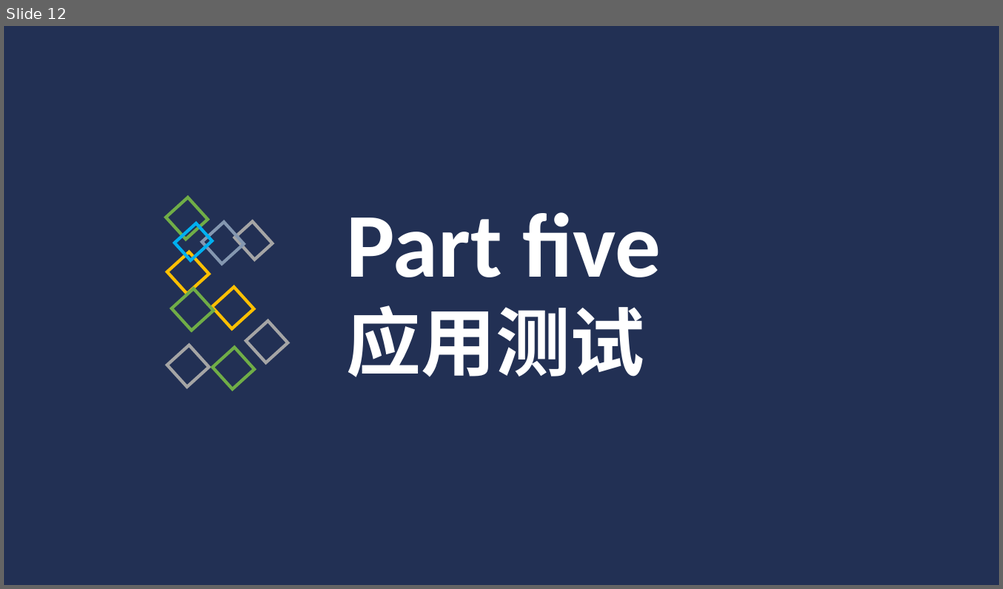
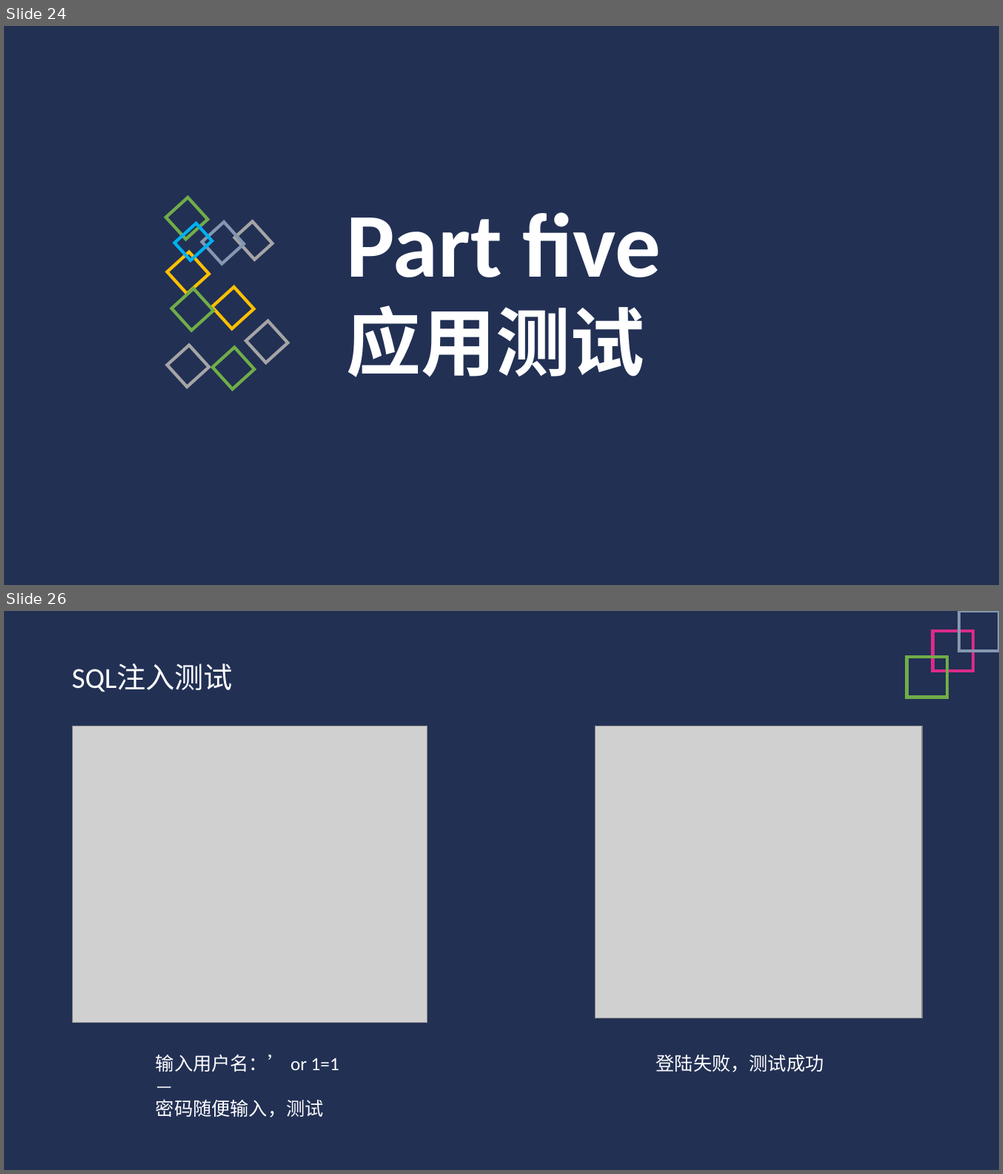
Before and after one commit to Glossy/WebEngineering, a slide deck: tasks/展示.pptx. Shown one above the other, each under a label of ours: slide 12 before the commit, slides 24 and 26 after it; the slides between them are not shown. The pictures are 1003x589 and 1003x1174 pixels, drawn with LibreOffice and Linux fonts; fonts in the diff are those of the drawing; grey boxes stand for pictures. Boxes give left, top, right and bottom in pixels: in the first picture for what was removed or moved away, otherwise in the second. Text is boxed around its words. In the diff, an @@ line names an element or a change of style, - is before the commit and + after.

```diff
--- a/tasks/展示.pptx
+++ b/tasks/展示.pptx
@@ slide 26 added at box(4, 611, 999, 1170), background #FFFFFF; not listed: 2 template elements that a slide beside it also shows @@
@@ rectangle added at box(933, 631, 973, 672), outline #DA2B89 3 pt @@
@@ rectangle added at box(959, 611, 999, 651), outline #8497B0 3 pt @@
@@ text added at box(72, 664, 233, 692), 28 pt, text #FFFFFF @@
+SQL注入测试
@@ rectangle added at box(907, 658, 947, 698), outline #70AD47 3 pt @@
@@ picture added at box(73, 726, 427, 1024) @@
@@ picture added at box(595, 726, 922, 1019) @@
@@ text added at box(156, 1055, 339, 1118), 18 pt, text #FFFFFF @@
+输入用户名：’ or 1=1—
+密码随便输入，测试
@@ text added at box(656, 1055, 824, 1073), 18 pt, text #FFFFFF @@
+登陆失败，测试成功
@@ what was slide 12 is now slide 24 @@
```
Also in this commit, not shown: 13 other slides added.
